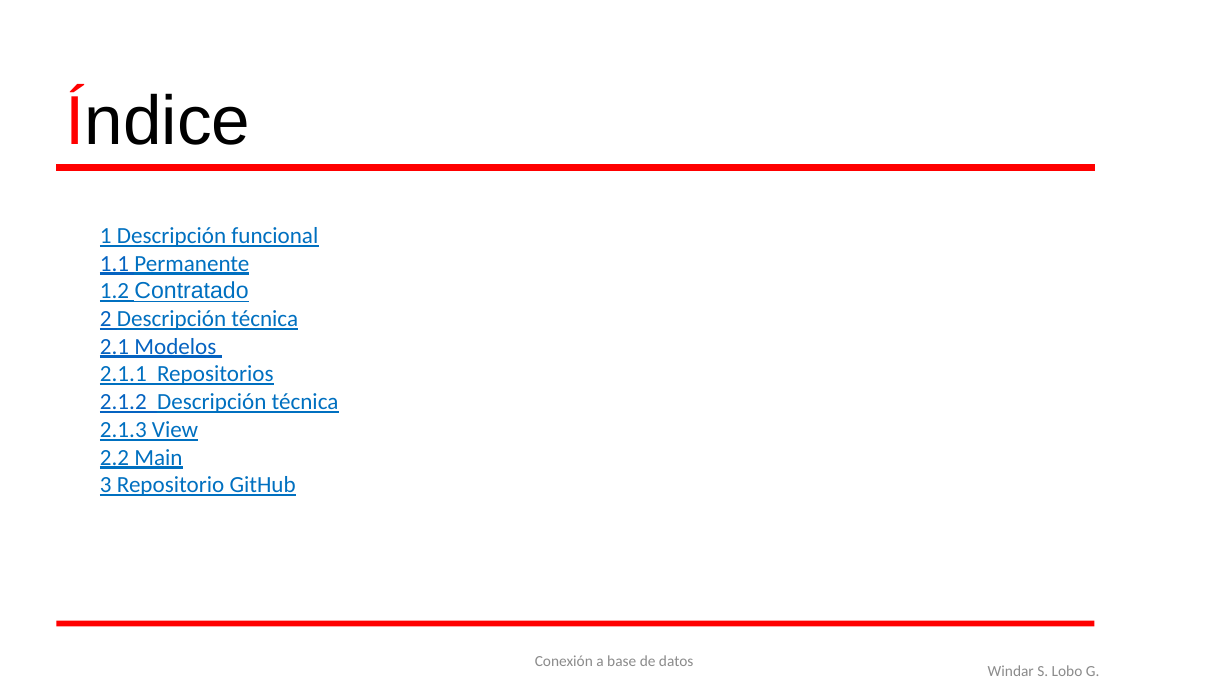
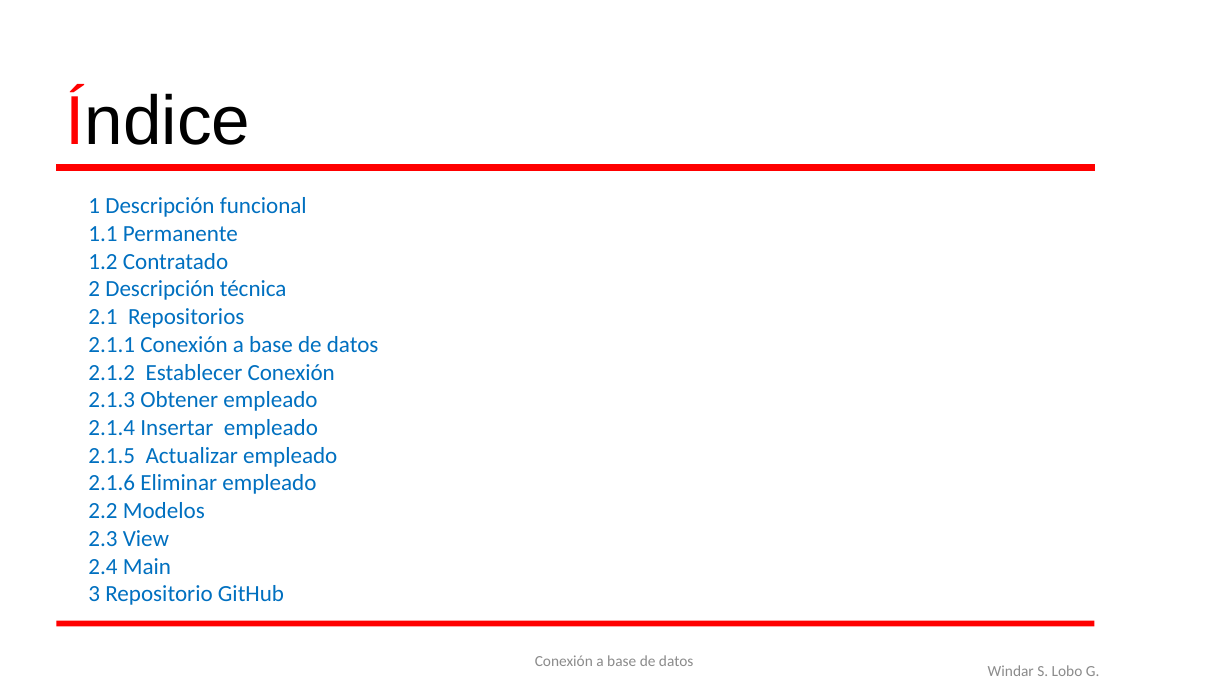
Before and after one commit to WindaLobo/Programacion, a slide deck: slide 2 of Programacion_3_Evaluacion/ConexionSql/BaseDeDatos.pptx. Drawn at 1232x693 pixels with LibreOffice and Linux fonts; fonts in the diff are those of the drawing. Boxes give left, top, right and bottom in pixels: in the first picture for what was removed or moved away, otherwise in the second. Text is boxed around its words. In the diff, an @@ line names an element or a change of style, - is before the commit and + after.

Commit message:
Actualizar

```diff
--- a/Programacion_3_Evaluacion/ConexionSql/BaseDeDatos.pptx
+++ b/Programacion_3_Evaluacion/ConexionSql/BaseDeDatos.pptx
@@ text "1 Descripción funcional": place and size @@
-text "1 Descripción funcional" at box(100, 227, 339, 496)
+text "1 Descripción funcional" at box(88, 197, 379, 605)
@@ text at box(88, 197, 307, 605): underline off in "1 Descripción funcional", "1.1 Permanente", "1.2 Contratado", "2 Descripción técnica" and 1 more places; text colour #0563C1 to #0070C0 in "1.1", "2"; font Arial to Calibri in "Contratado" @@
@@ text at box(88, 308, 379, 574): text changed @@
-2.1 Modelos
-2.1.1 Repositorios
-2.1.2 Descripción técnica
-2.1.3 View
-2.2 Main
+2.1 Repositorios
+2.1.1 Conexión a base de datos
+2.1.2 Establecer Conexión
+2.1.3 Obtener empleado
+2.1.4 Insertar empleado
+2.1.5 Actualizar empleado
+2.1.6 Eliminar empleado
+2.2 Modelos
+2.3 View
+2.4 Main
```
Also in this commit, not shown: 7 other slides changed, 8 slides added, 1 slide removed.
